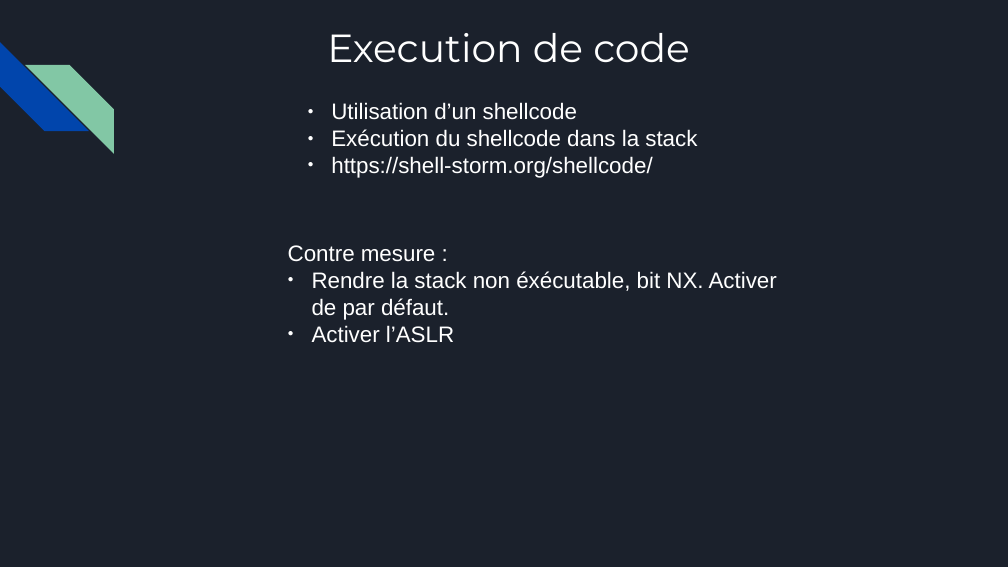
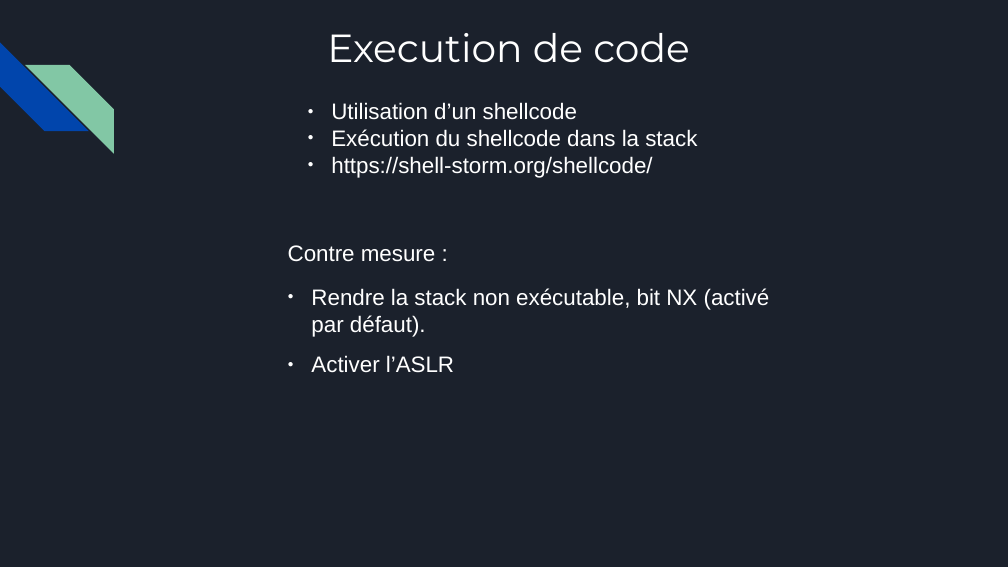
Before and after one commit to azazhe1/Workshop_pwn, a slide deck: slide 10 of Binary_Exploit.pptx. Drawn at 1008x567 pixels with LibreOffice and Linux fonts; fonts in the diff are those of the drawing. Boxes give left, top, right and bottom in pixels: in the first picture for what was removed or moved away, otherwise in the second. Text is boxed around its words. In the diff, an @@ line names an element or a change of style, - is before the commit and + after.

```diff
--- a/Binary_Exploit.pptx
+++ b/Binary_Exploit.pptx
@@ text at bbox=[311, 288, 770, 337]: text changed @@
-● Rendre la stack non éxécutable, bit NX. Activer de par défaut.
+● Rendre la stack non exécutable, bit NX (activé par défaut).
```
Also in this commit, not shown: 2 other slides changed, 1 slide added.
